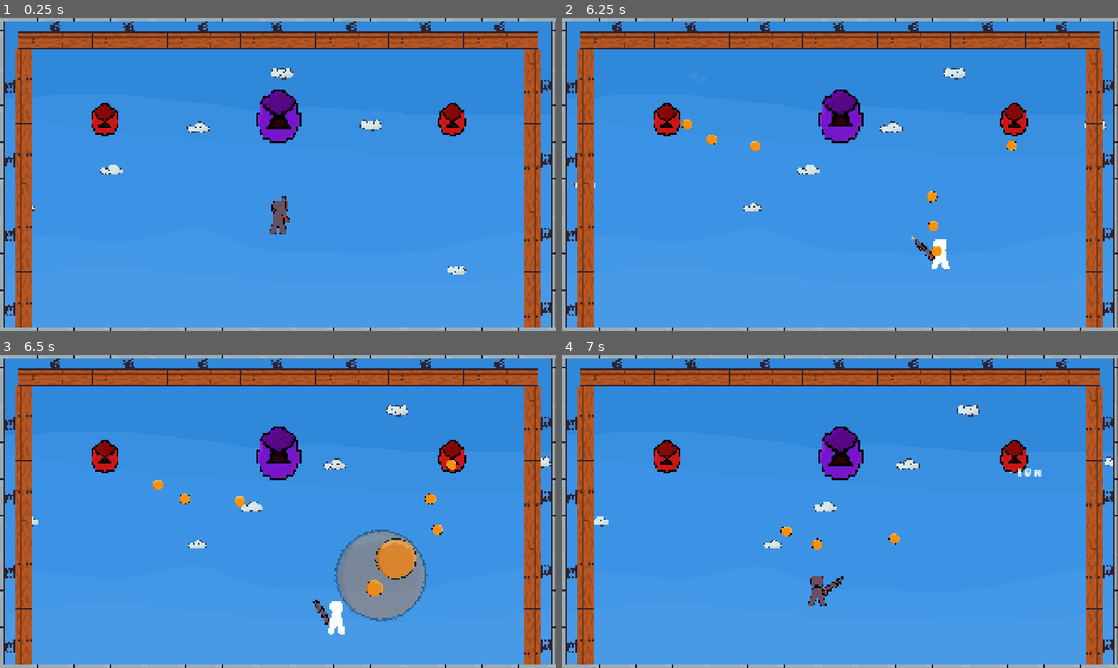
Above: before the commit, frames 1-4 (two rows, left to right).
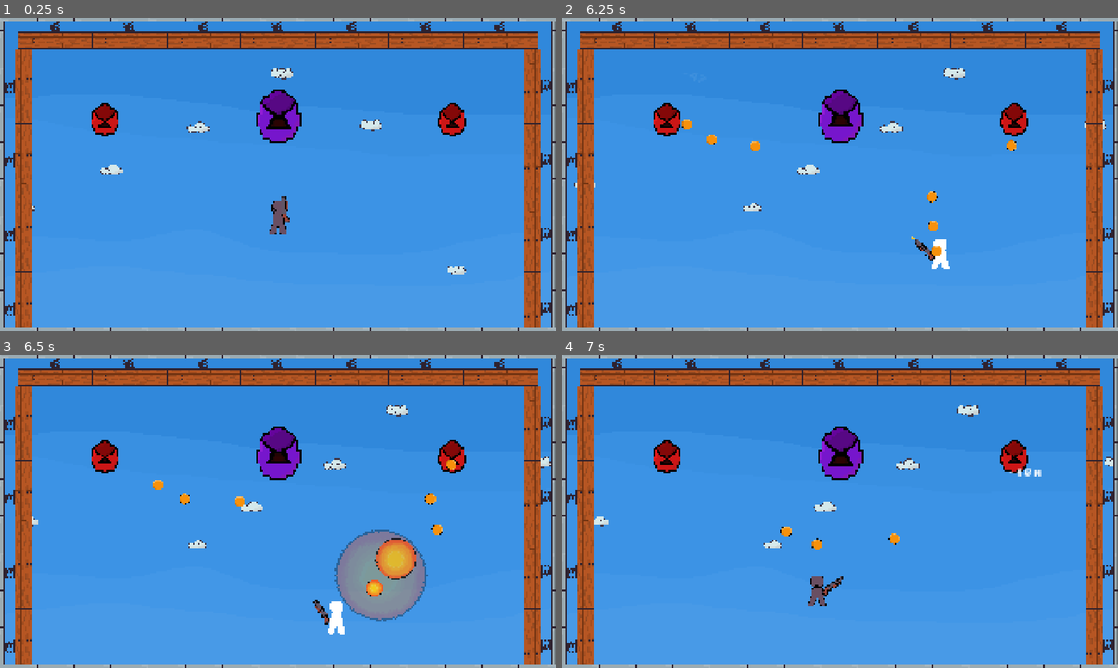
Above: after the commit, the same moments.

Repository: Sominnyusz/Vault
Game: Godot game, scene res://scenes/game.tscn
Same seed, same stepped clock (60 frames per second), same inputs: the game is played once before the commit and once after it.
Inputs (mouse positions are in pixels of both pictures, inside the frame that each line leads up to):
- Up to frame 1 (0.25 s): no input
- Up to frame 2 (6.25 s): tap Enter (playAgain) at 0.5, 0.6, 2.1, 3.6, 5.1 s; move the mouse to (962, 158) at 0.52 s; hold D (move_Right) 0.53-2.03 s; tap Space (jump) at 0.77, 1.52, 3.02, 3.77, 4.52, 6.02 s; move the mouse to (728, 190) at 1.27 s; click (728, 190) at 1.35 s; move the mouse to (895, 105) at 2.02 s; hold A (move_Left) 2.03-2.78 s; move the mouse to (812, 237) at 2.77 s; hold D (move_Right) 2.78-4.28 s; click (812, 237) at 2.85 s; move the mouse to (1006, 221) at 3.52 s; move the mouse to (673, 127) at 4.27 s; hold A (move_Left) 4.28-5.03 s; click (673, 127) at 4.35 s; move the mouse to (867, 174) at 5.02 s; hold D (move_Right) 5.03-5.78 s; move the mouse to (756, 96) at 5.77 s; hold A (move_Left) from 5.78 s (still down); click (756, 96) at 5.85 s
- Up to frame 3 (6.5 s): keep holding A (move_Left)
- Up to frame 4 (7 s): keep holding A (move_Left); move the mouse to (962, 495) at 6.52 s; tap Enter (playAgain) at 6.6 s; tap Space (jump) at 6.77 s

Frames 1-2 are identical in both runs. In frame 3, 0.6% of the frame differs, in the area x 63-75%, y 56-78%; in frame 4, nothing differs.

Commit message:
V.1.3.2.: Orb ++

Diff:
--- a/scenes/game.tscn
+++ b/scenes/game.tscn
@@ -174,3 +174,33 @@
 
 [node name="Camera2D" type="Camera2D" parent="." unique_id=8021958]
 zoom = Vector2(2, 2)
+
+[node name="Bordering" type="Node2D" parent="." unique_id=904227501]
+
+[node name="ColorRect2" type="ColorRect" parent="Bordering" unique_id=1414855957]
+offset_left = -480.0
+offset_top = -475.0
+offset_right = 480.0
+offset_bottom = -269.0
+color = Color(0, 0, 0, 1)
+
+[node name="ColorRect3" type="ColorRect" parent="Bordering" unique_id=47917965]
+offset_left = -774.0
+offset_top = -475.0
+offset_right = -480.0
+offset_bottom = 478.0
+color = Color(0, 0, 0, 1)
+
+[node name="ColorRect" type="ColorRect" parent="Bordering" unique_id=953696782]
+offset_left = -480.0
+offset_top = 272.0
+offset_right = 480.0
+offset_bottom = 478.0
+color = Color(0, 0, 0, 1)
+
+[node name="ColorRect4" type="ColorRect" parent="Bordering" unique_id=1663185815]
+offset_left = 480.0
+offset_top = -475.0
+offset_right = 774.0
+offset_bottom = 478.0
+color = Color(0, 0, 0, 1)
--- a/scripts/orb.gd
+++ b/scripts/orb.gd
@@ -1,6 +1,8 @@
 extends Node2D
 
 @onready var animator: AnimationPlayer = $Sprite/AnimationPlayer
+@onready var sprite: Sprite2D = $Sprite
+@onready var orb_explode_texture = preload("res://assets/orb_explode.png")
 
 var speed = randi_range(250, 375)
 var impact = false
@@ -22,8 +24,12 @@
 	if impact and area.is_in_group("projectile"):
 		var orb = area.get_parent()
 		orb = orb.get_parent()
-		orb.impact = true
-		orb.animator.play("explode")
+		orb.explodefunc()
+
+func explodefunc():
+	impact = true
+	sprite.texture = orb_explode_texture
+	animator.play("explode")
 
 func _on_animation_player_animation_finished(anim_name: StringName) -> void:
 	queue_free()
--- a/scripts/shell.gd
+++ b/scripts/shell.gd
@@ -15,8 +15,7 @@
 	if area.is_in_group("projectile"):
 		explode()
 		var orb = area.get_parent().get_parent()
-		orb.impact = true
-		orb.animator.play("explode")
+		orb.explodefunc()
 
 func explode():
 	queue_free()
Binary file added: assets/orb_explode.png
Not shown, added: assets/orb_explode.png.import
